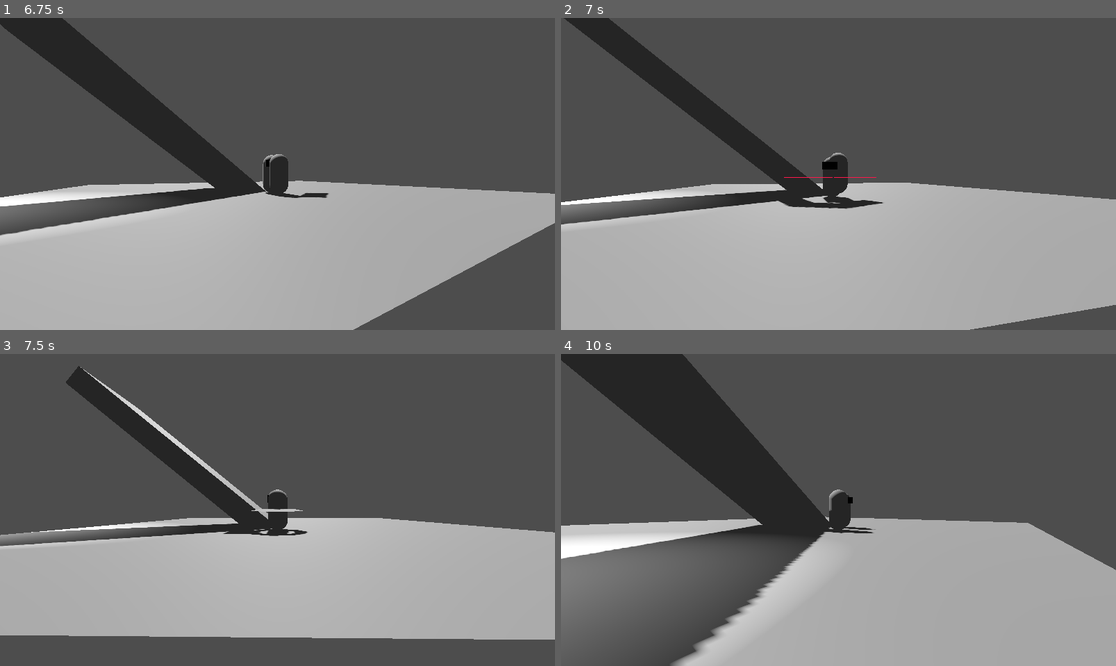
Above: before the commit, frames 1-4 (two rows, left to right).
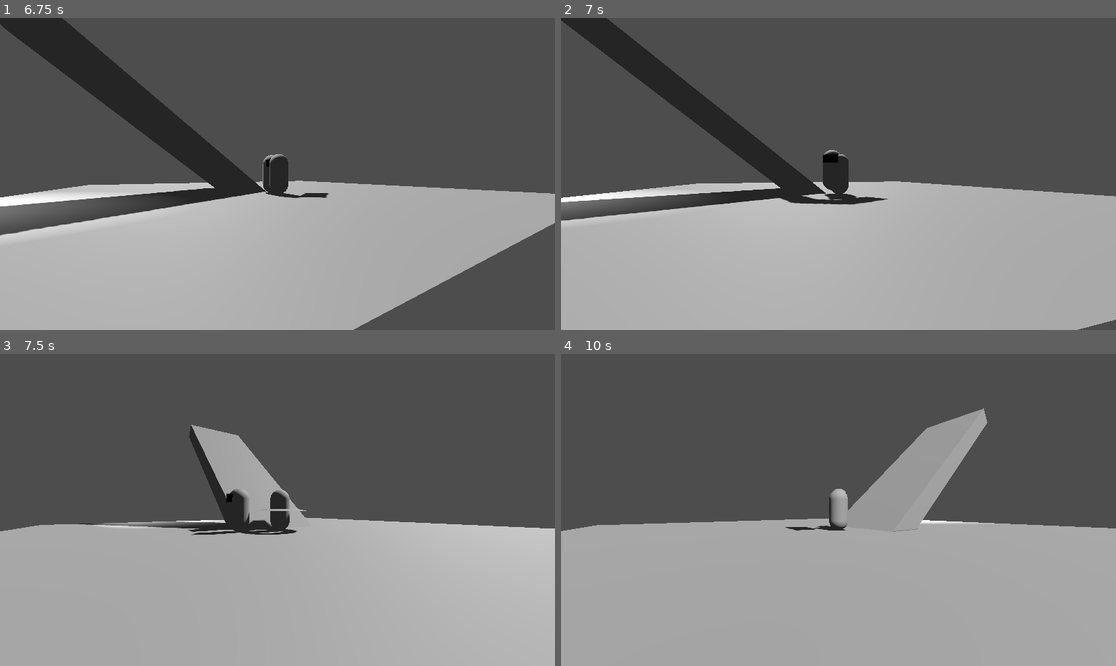
Above: after the commit, the same moments.

Repository: geekazodium/test-3d-project
Game: Godot game, scene res://world/test_scene.tscn
The game is run twice, just before and just after one commit, with the same random seed, the same clock (stepped at 60 frames per second) and the same inputs.
Inputs:
- Up to frame 1 (6.75 s): hold D (move_right) 0.53-1.28 s; tap Space (block) at 0.6, 1.35, 2.3, 2.85, 3.6, 4.55, 5.1, 5.85 s; hold S (move_backward) 1.28-2.03 s; hold D (move_right) 2.03-2.78 s; tap Ctrl (sprint) at 2.1, 4.35, 6.6 s; hold W (move_forward) 2.78-3.53 s; hold A (move_left) 3.53-5.03 s; hold S (move_backward) 5.03-5.78 s; hold D (move_right) 5.78-6.53 s; hold W (move_forward) from 6.53 s (still down)
- Up to frame 2 (7 s): keep holding W (move_forward); tap Space (block) at 6.8 s
- Up to frame 3 (7.5 s): release W (move_forward) at 7.28 s; hold D (move_right) from 7.28 s (still down); tap Space (block) at 7.35 s
- Up to frame 4 (10 s): release D (move_right) at 8.03 s; hold S (move_backward) 8.03-8.78 s; tap Space (block) at 8.1, 9.05, 9.6 s; hold A (move_left) 8.78-9.53 s; tap Ctrl (sprint) at 8.85 s; hold W (move_forward) from 9.53 s (still down)

Frame 1 is identical in both runs. In frame 2, 3.6% of the frame differs, in the area x 0-100%, y 0-100%; in frame 3, 17%; in frame 4, 33%.

Commit message:
tweak: world space based parry with back blind spot

Diff:
--- a/player/player_character_body.gd
+++ b/player/player_character_body.gd
@@ -17,14 +17,7 @@
 	get:
 		return $ActionableTimer;
 
-var blocking_l: bool:
-	get:
-		return sign(block_direction) > 0;
-var blocking_r: bool:
-	get:
-		return sign(block_direction) < 0;
-
-var block_direction: float = 0;
+var block_direction: Vector2 = Vector2.ZERO;
 
 const SPRINT_INPUT: StringName = "sprint";
 
@@ -49,12 +42,23 @@
 			self.actionable_timer.start(self.block_cd_timer.wait_time);
 			self.block_cd_timer.start();
 			self.block_active_timer.start();
-			self.block_direction = Input.get_axis("move_right","move_left");
+			self.block_direction = self.movement_direction.last_nonzero_user_input;
 
 func attempt_hit(attack: Attack, knockback: Vector3, stun: float) -> void:
+	var pos_diff = (attack.global_position - self.global_position) * Vector3(1,0,1);
+	pos_diff = pos_diff.normalized();
+
+	var forward_bias: float = PI/3;
+
+	var l_block_dir = pos_diff.rotated(Vector3.UP,PI/2 - forward_bias/2);
+	var r_block_dir = pos_diff.rotated(Vector3.UP,-PI/2 + forward_bias/2);
+
+	var d: Vector3 = Vector3(block_direction.x,0,block_direction.y).normalized();
+	var blocking_l: bool = l_block_dir.dot(d) > cos(PI/2 - forward_bias/2);
+	var blocking_r: bool = r_block_dir.dot(d) > cos(PI/2 - forward_bias/2);
 	if !self.block_active_timer.is_stopped():
-		if (attack.l_blockable && self.blocking_l) ||\
-		(attack.r_blockable && self.blocking_r):
+		if (attack.l_blockable && blocking_l) ||\
+		(attack.r_blockable && blocking_r):
 			(attack.get_parent().get_parent() as UMCharacterBody3D).velocity = knockback * Vector3(-1,1,-1);
 			self.block_cd_timer.stop();
 			self.block_active_timer.stop();
--- a/player/player_movement_direction.gd
+++ b/player/player_movement_direction.gd
@@ -1,4 +1,5 @@
 extends MovementDirection
+class_name PlayerWishDir
 
 @export var input_yaw_src: Node3D;
 
@@ -9,10 +10,13 @@
 const RIGHT_INPUT: StringName = "move_left";
 const LEFT_INPUT: StringName = "move_right";
 
-var user_input_direction: Vector2 = Vector2.ZERO
+var user_input_direction: Vector2 = Vector2.ZERO;
+var last_nonzero_user_input: Vector2 = Vector2.UP;
 
 func _physics_process(delta: float) -> void:
 	self.update_user_input_dir();
+	if self.user_input_direction.length() > 0.001:
+		self.last_nonzero_user_input = user_input_direction;
 
 func get_input_xz() -> Vector2:
 	if !self.actionable_timer.is_stopped():
